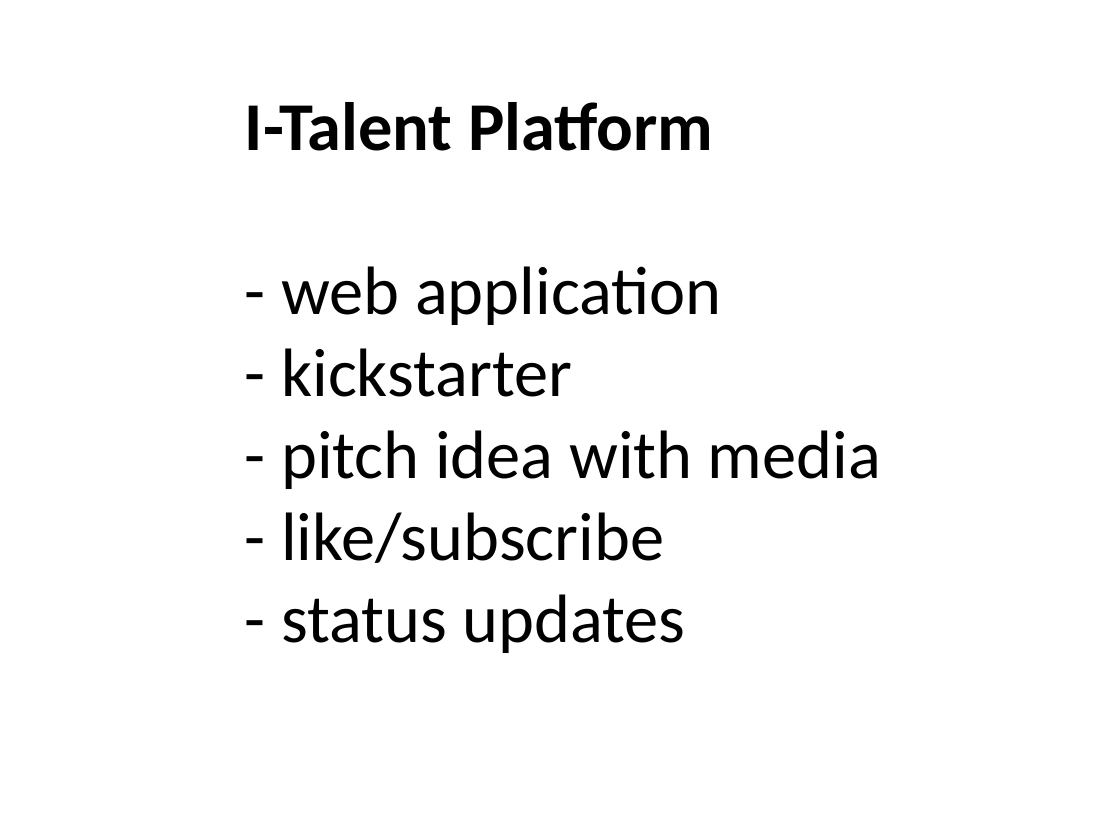
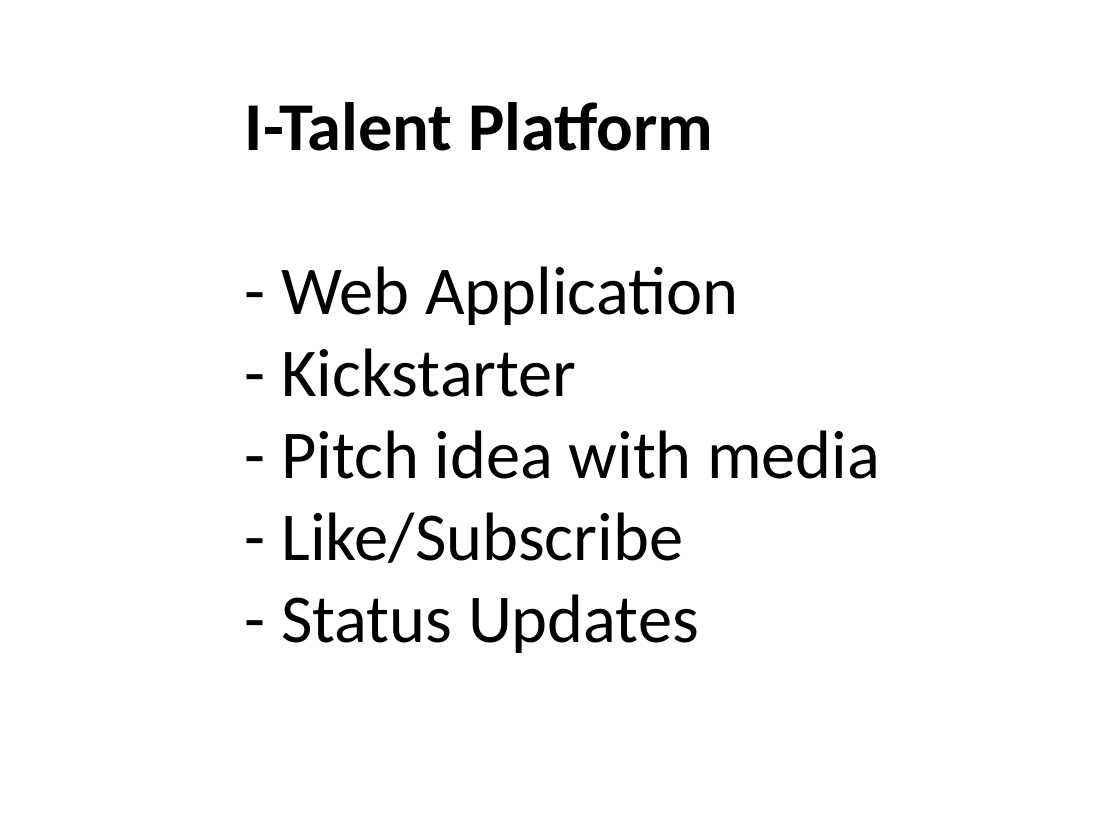
Before and after one commit to niekvandael/iTalent, a slide deck: slide 2 of italent/documents/english/EnglishPresentation.pptx. Drawn at 1120x840 pixels with LibreOffice and Linux fonts; fonts in the diff are those of the drawing. Boxes give left, top, right and bottom in pixels: in the first picture for what was removed or moved away, otherwise in the second. Text is boxed around its words. In the diff, an @@ line names an element or a change of style, - is before the commit and + after.

```diff
--- a/italent/documents/english/EnglishPresentation.pptx
+++ b/italent/documents/english/EnglishPresentation.pptx
@@ title at [245,102,880,653]: text changed @@
-I-Talent Platform
-- web application
-- kickstarter
-- pitch idea with media
-- like/subscribe
-- status updates
+I-Talent Platform
+- Web Application
+- Kickstarter
+- Pitch idea with media
+- Like/Subscribe
+- Status Updates
```
Also in this commit, not shown: 1 other slide changed.
